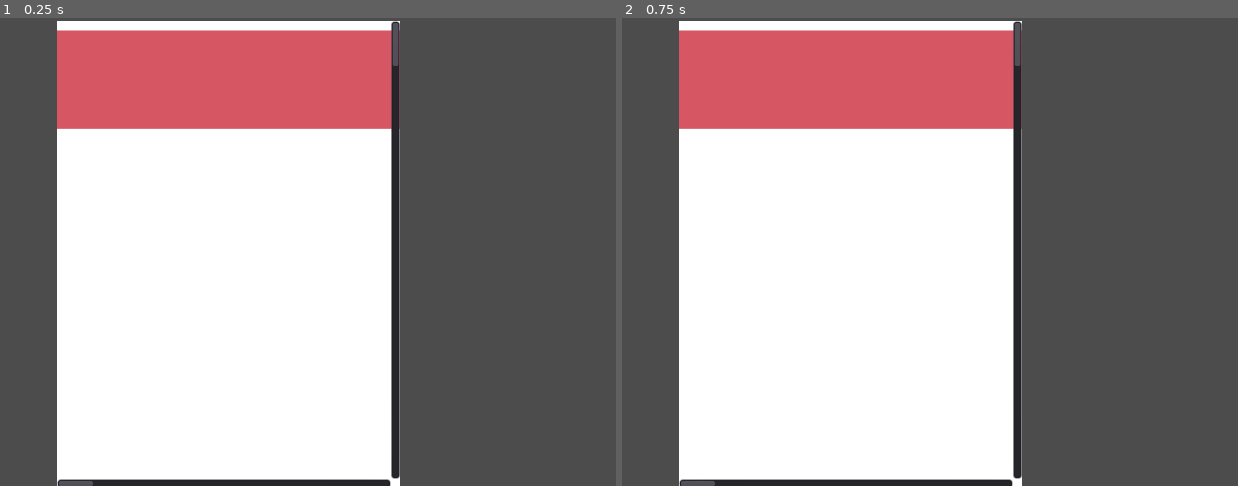
Above: before the commit, frames 1-2 (left to right).
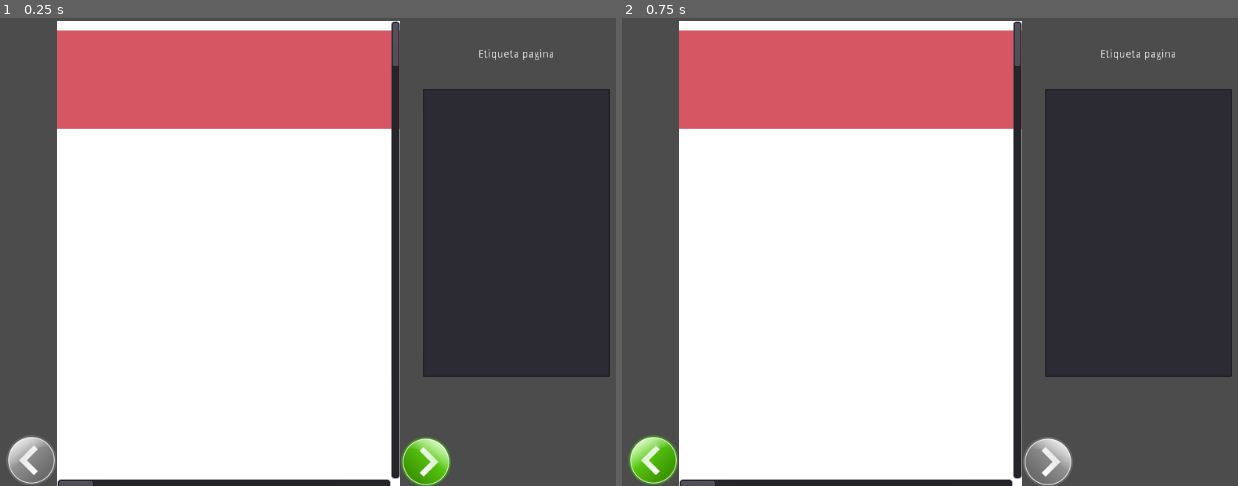
Above: after the commit, the same moments.

Repository: dhigueraf/Reader
Game: Godot game, scene res://Ecenas/notas.tscn
Two runs of this game, one before a commit and one after it. Both use one fixed random seed, a clock stepped at 60 frames per second and the inputs below. This scene is started directly instead of the project's main scene.
Inputs (mouse positions are in pixels of both pictures, inside the frame that each line leads up to):
- Up to frame 1 (0.25 s): no input
- Up to frame 2 (0.75 s): click (1047, 462) at 0.52 s

The runs differ from the first frame. In frame 1, 20% of the frame differs, in the area x 0-100%, y 6-100%; in frame 2, 20%.
Error after the commit: Invalid get index '-1' (on base: 'Array'). (res://Scripts/PagesLoader.gd:37)

Commit message:
Add advance an previous buttons

Diff:
--- a/Ecenas/notas.tscn
+++ b/Ecenas/notas.tscn
@@ -1,7 +1,10 @@
-[gd_scene load_steps=3 format=2]
+[gd_scene load_steps=6 format=2]
 
 [ext_resource path="res://backgrounds/pagina_1.png" type="Texture" id=1]
 [ext_resource path="res://Scripts/PagesLoader.gd" type="Script" id=2]
+[ext_resource path="res://Sprites/btn_advance_pressed.png" type="Texture" id=3]
+[ext_resource path="res://Sprites/btn_advance.png" type="Texture" id=4]
+[ext_resource path="res://Sprites/btn_advance_disabled.png" type="Texture" id=5]
 
 [node name="Node2D" type="Node2D"]
 
@@ -21,3 +24,57 @@
 margin_right = 4967.0
 margin_bottom = 7017.0
 texture = ExtResource( 1 )
+
+[node name="retroceder" type="TextureButton" parent="CanvasLayer"]
+anchor_left = 0.5
+anchor_top = 0.5
+anchor_right = 0.5
+anchor_bottom = 0.5
+margin_left = -281.0
+margin_top = 235.0
+margin_right = -217.0
+margin_bottom = 299.0
+disabled = true
+texture_normal = ExtResource( 4 )
+texture_pressed = ExtResource( 3 )
+texture_disabled = ExtResource( 5 )
+
+[node name="avanzar" type="TextureButton" parent="CanvasLayer"]
+anchor_left = 0.5
+anchor_top = 0.5
+anchor_right = 0.5
+anchor_bottom = 0.5
+margin_left = 224.0
+margin_top = 237.0
+margin_right = 288.0
+margin_bottom = 301.0
+texture_normal = ExtResource( 4 )
+texture_pressed = ExtResource( 3 )
+texture_disabled = ExtResource( 5 )
+flip_h = true
+
+[node name="TextEdit" type="TextEdit" parent="CanvasLayer"]
+anchor_left = 0.746
+anchor_top = 0.152
+anchor_right = 0.979
+anchor_bottom = 0.767
+margin_left = 0.0959473
+margin_top = -0.200005
+margin_right = 0.503967
+margin_bottom = -0.200012
+
+[node name="EtiquetaPagina" type="Label" parent="CanvasLayer"]
+anchor_left = 0.752
+anchor_top = 0.037
+anchor_right = 0.975
+anchor_bottom = 0.122
+margin_left = -0.0480347
+margin_top = -0.200001
+margin_right = -0.400024
+margin_bottom = -0.200005
+text = "Etiqueta pagina"
+align = 1
+valign = 1
+
+[connection signal="pressed" from="CanvasLayer/retroceder" to="CanvasLayer" method="_on_retroceder_pressed"]
+[connection signal="pressed" from="CanvasLayer/avanzar" to="CanvasLayer" method="_on_avanzar_pressed"]
--- a/Scripts/PagesLoader.gd
+++ b/Scripts/PagesLoader.gd
@@ -2,6 +2,7 @@
 
 var pages = []
 var actualindex = 0
+var maxindex = 1
 
 func _ready():
 	var path = OS.get_executable_path()
@@ -24,11 +25,43 @@
 	else:
 		print("An error occurred when trying to access the path.")
 
+	if(pages.size() > 0):
+		maxindex = pages.size()
+		updateindex(0)
+	else:
+		maxindex = 0
 
+func setimage(index):
+	print("set iamge index: " + str(index))
 	var image = Image.new()
-	if(pages.size() > 0):
-		var err = image.load(pages[actualindex])
-		var texture = ImageTexture.new()
-		texture.create_from_image(image, 0)
-		print(texture)
-		$ScrollContainer/TextureRect.texture = texture
+	var err = image.load(pages[index])
+	var texture = ImageTexture.new()
+	texture.create_from_image(image, 0)
+	print(texture)
+	$ScrollContainer/TextureRect.texture = texture
+
+	$EtiquetaPagina.text = "Notas pagina " + str(index)
+
+func updateindex(num):
+	print("actualindex " + str(actualindex) )
+	actualindex += num
+
+	if num == 1:
+		$retroceder.disabled = false
+		if actualindex > maxindex -2:
+			actualindex = maxindex -1
+			$avanzar.disabled = true
+	elif num == -1:
+		$avanzar.disabled = false
+		if actualindex < 1:
+			actualindex = 0
+			$retroceder.disabled = true
+
+	setimage(actualindex)
+
+
+func _on_retroceder_pressed():
+	updateindex(-1)
+
+func _on_avanzar_pressed():
+	updateindex(1)
Binary file added: Sprites/btn_advance.png
Not shown, added: Sprites/btn_advance.png.import
Binary file added: Sprites/btn_advance_disabled.png
Not shown, added: Sprites/btn_advance_disabled.png.import
Binary file added: Sprites/btn_advance_pressed.png
Not shown, added: Sprites/btn_advance_pressed.png.import
